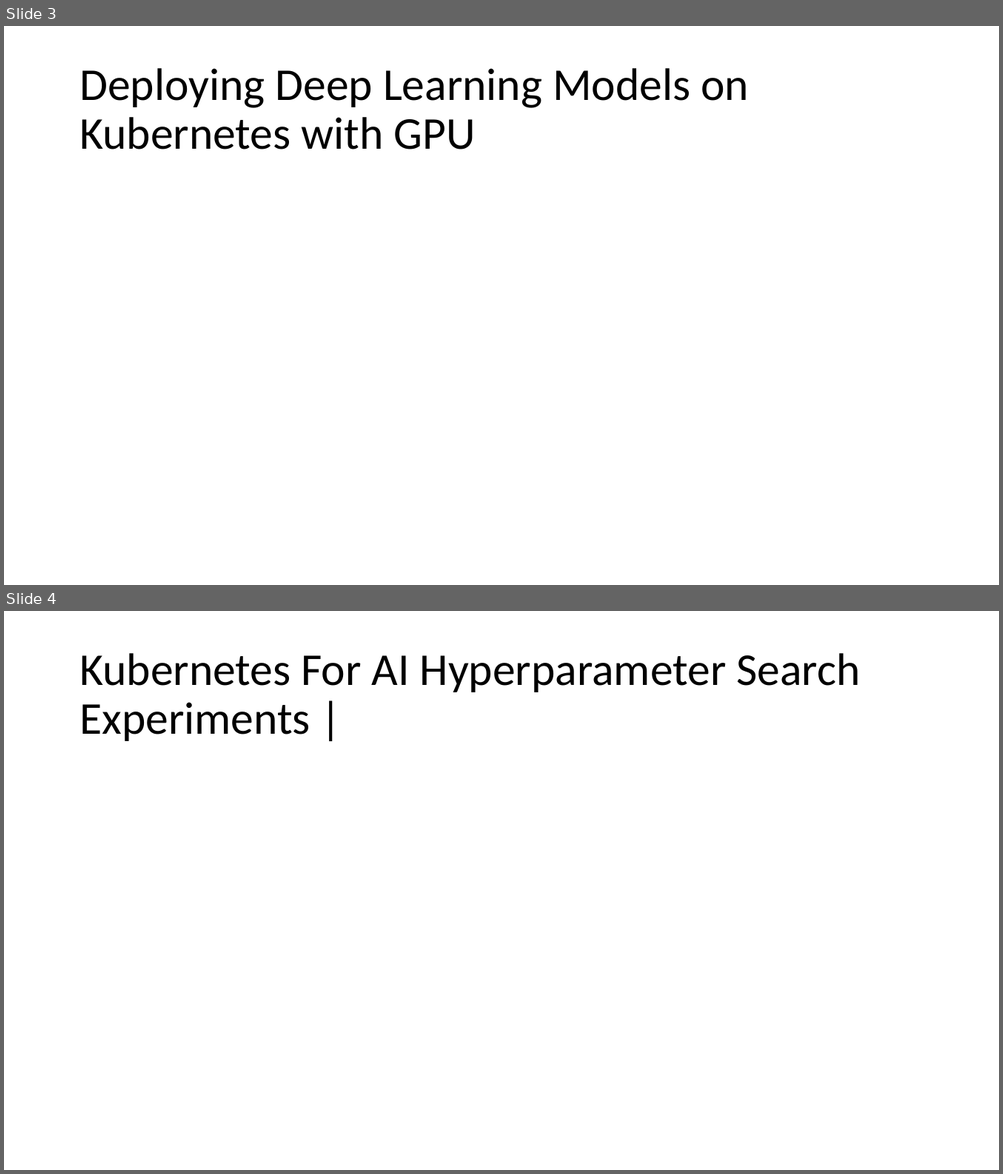
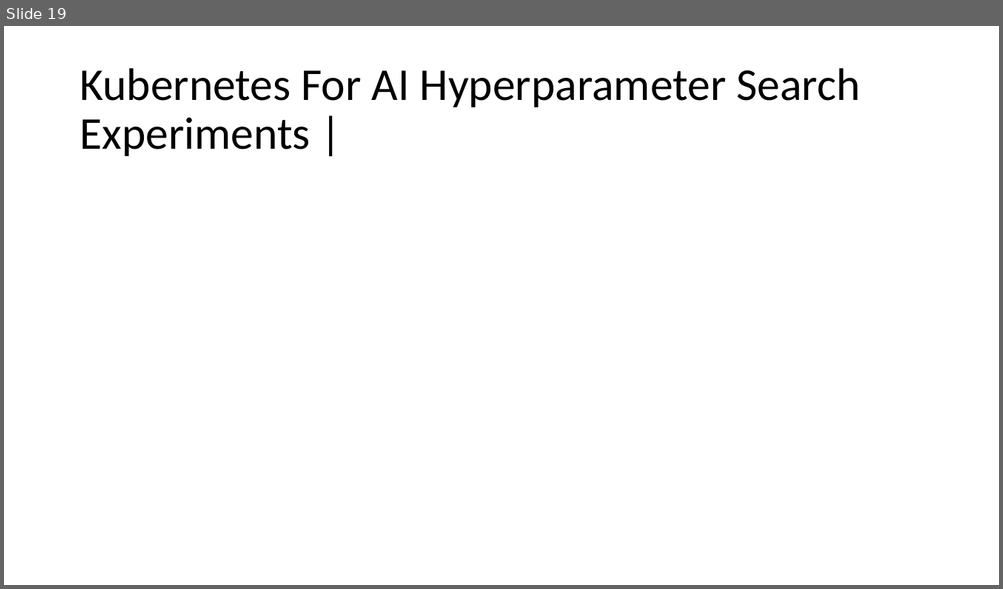
Before and after one commit to amelcharolinesgn2/ClouD-Infrastructure-SISKA-2025, a slide deck: Lab2-B_Machine Learning Model with Docker and Kubernetes on Google Cloud Platform.pptx. Shown one above the other, each under a label of ours: slides 3 and 4 before the commit, slide 19 after it. The pictures are 1003x1174 and 1003x589 pixels, drawn with LibreOffice and Linux fonts; fonts in the diff are those of the drawing. Boxes give left, top, right and bottom in pixels: in the first picture for what was removed or moved away, otherwise in the second. Text is boxed around its words. In the diff, an @@ line names an element or a change of style, - is before the commit and + after.

```diff
--- a/Lab2-B_Machine Learning Model with Docker and Kubernetes on Google Cloud Platform.pptx
+++ b/Lab2-B_Machine Learning Model with Docker and Kubernetes on Google Cloud Platform.pptx
@@ slide 3 removed at <box>4,26,999,585</box>, background #FFFFFF @@
@@ title removed at <box>79,68,748,150</box> @@
-Deploying Deep Learning Models on Kubernetes with GPU
@@ what was slide 4 is now slide 19 @@
```
Also in this commit, not shown: 1 slide changed, 17 slides added, 1 other slide removed.
